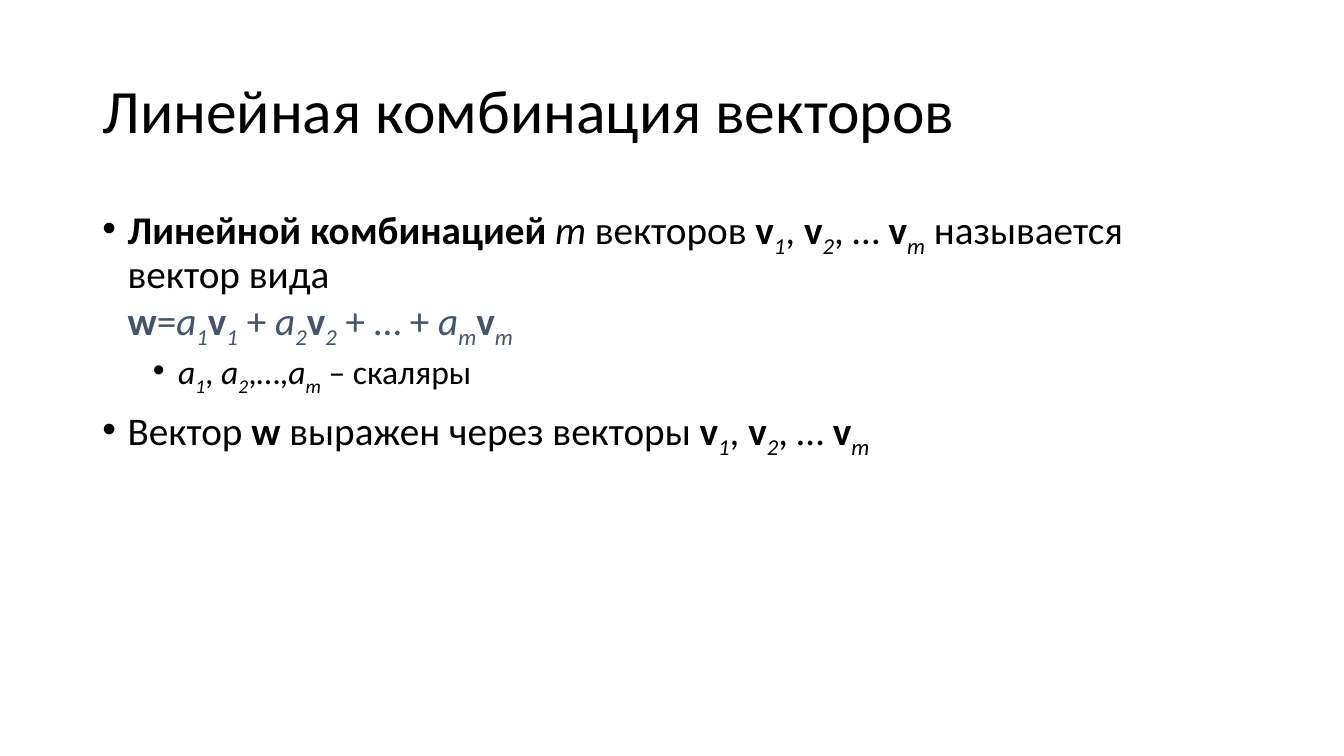
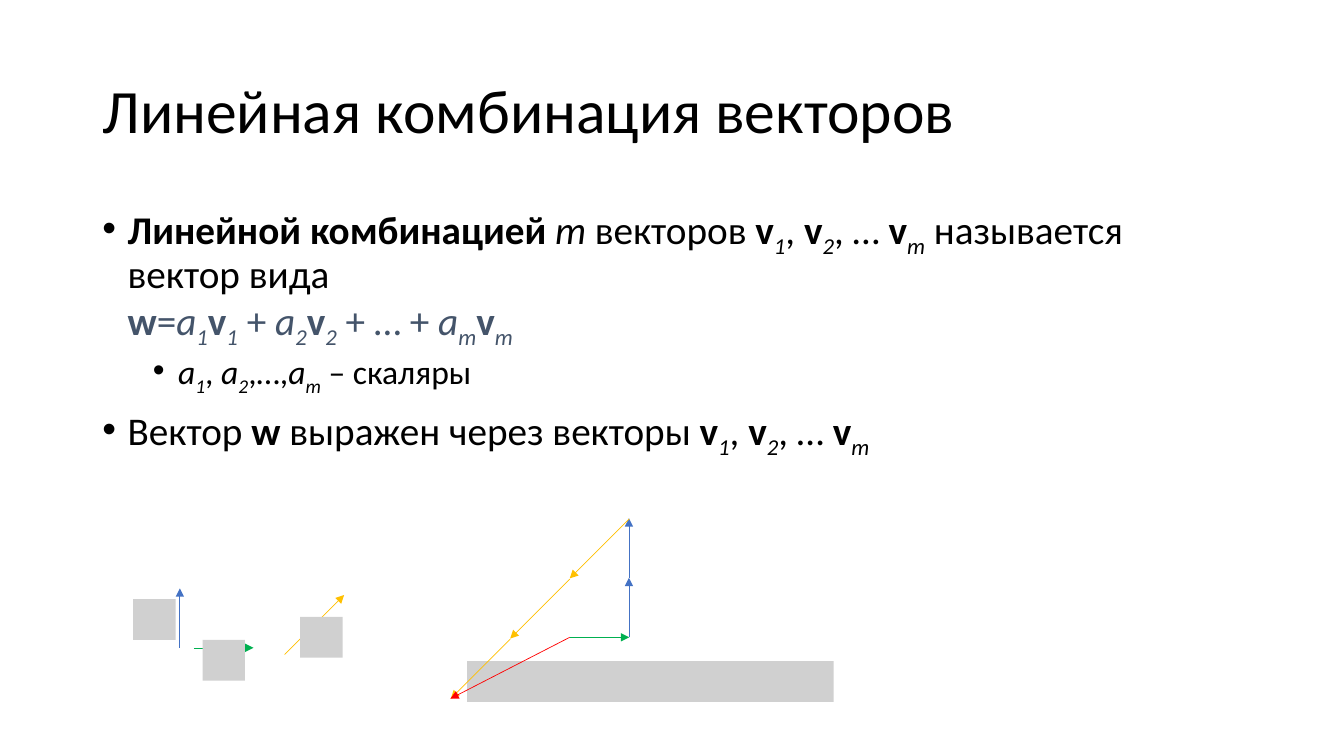
Before and after one commit to alexey-malov/cg-course, a slide deck: slide 20 of lectures/04 - Векторный анализ, трансформации и матрицы.pptx (slide 22 before the commit). Drawn at 1344x756 pixels with LibreOffice and Linux fonts; fonts in the diff are those of the drawing; grey boxes stand for pictures. Boxes give left, top, right and bottom in pixels: in the first picture for what was removed or moved away, otherwise in the second. Text is boxed around its words. In the diff, an @@ line names an element or a change of style, - is before the commit and + after.

```diff
--- a/lectures/04 - Векторный анализ, трансформации и матрицы.pptx
+++ b/lectures/04 - Векторный анализ, трансформации и матрицы.pptx
@@ arrow added from (629, 519) to (570, 579), #FFC000 0.5 pt @@
@@ arrow added from (629, 578) to (629, 518), #4472C4 0.5 pt @@
@@ picture added at (x1=133, y1=599, x2=175, y2=639) @@
@@ arrow added from (179, 648) to (179, 589), #4472C4 0.5 pt @@
@@ arrow added from (284, 654) to (344, 595), #FFC000 0.5 pt @@
@@ arrow added from (570, 579) to (510, 639), #FFC000 0.5 pt @@
@@ arrow added from (629, 637) to (629, 578), #4472C4 0.5 pt @@
@@ picture added at (x1=300, y1=617, x2=343, y2=657) @@
@@ arrow added from (194, 648) to (254, 648), #00B050 0.5 pt @@
@@ picture added at (x1=203, y1=640, x2=245, y2=681) @@
@@ arrow added from (510, 639) to (451, 699), #FFC000 0.5 pt @@
@@ arrow added from (570, 637) to (451, 699), #FF0000 0.5 pt @@
@@ arrow added from (570, 637) to (629, 637), #00B050 0.5 pt @@
@@ picture added at (x1=467, y1=661, x2=834, y2=702) @@
```
Also in this commit, not shown: 26 other slides changed, 1 slide added, 4 slides removed, 31 other files.
